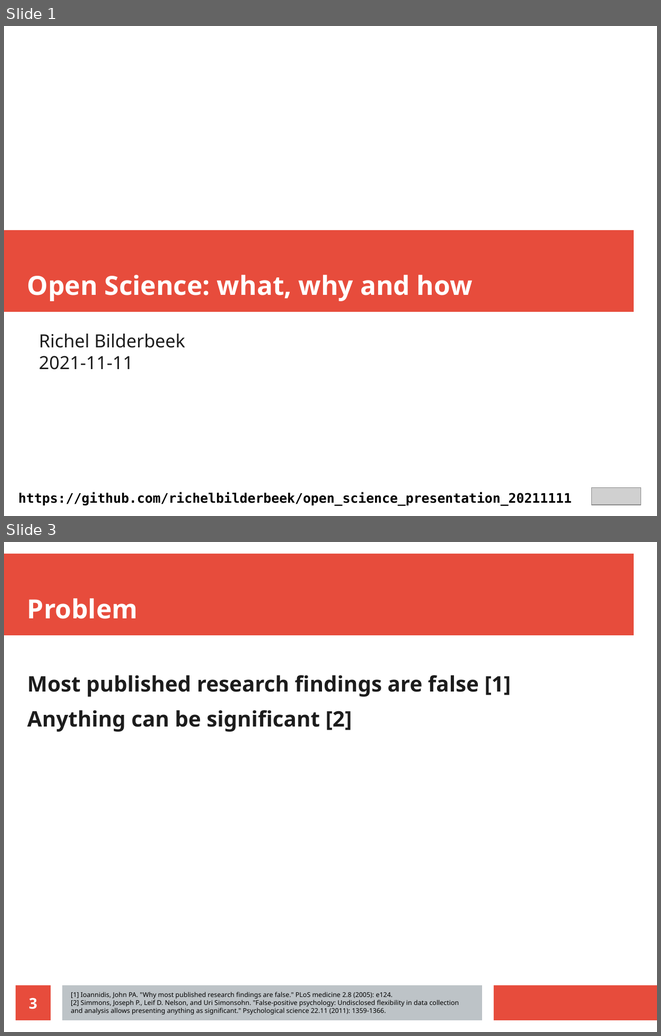
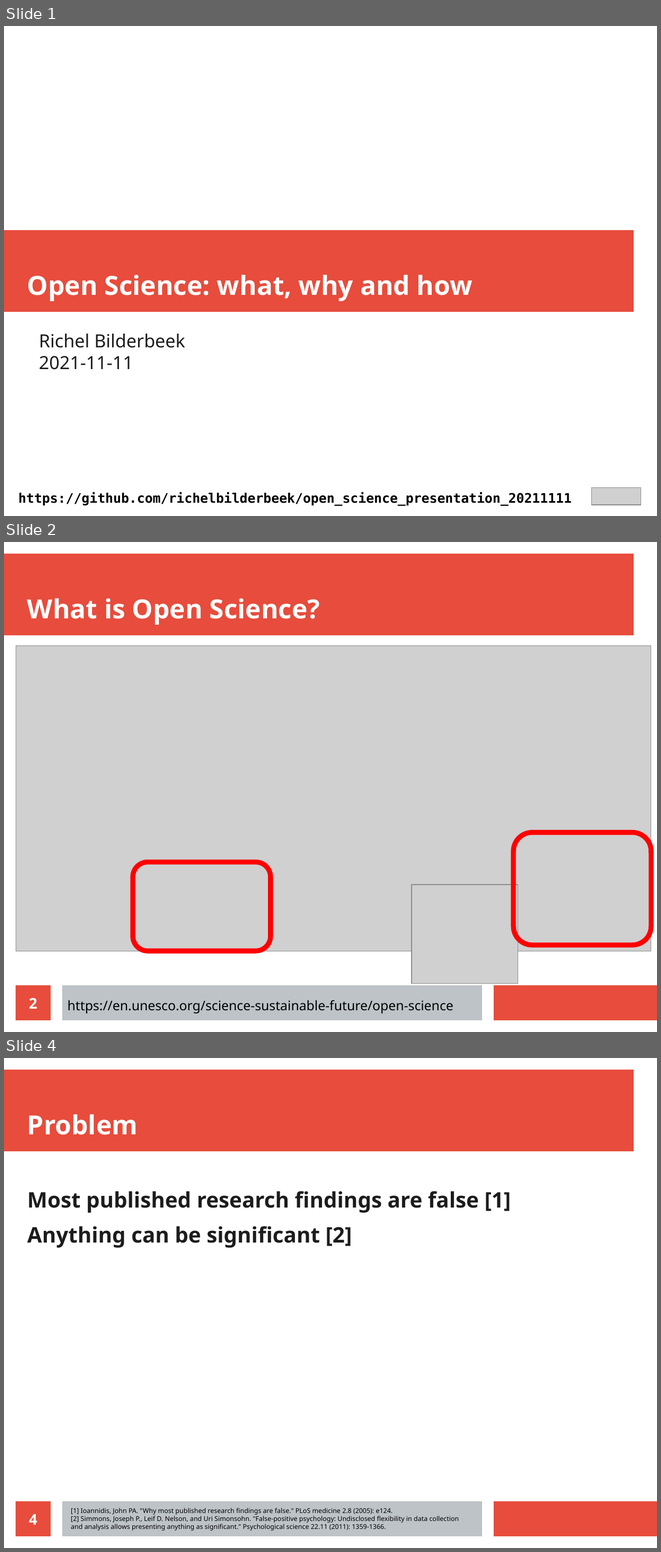
Before and after one commit to richelbilderbeek/open_science_presentation_20211111, a slide deck: open_science_presentation_20211111.odp. Shown one above the other, each under a label of ours: slides 1 and 3 before the commit, slides 1, 2 and 4 after it; the slides between them are not shown. The pictures are 661x1036 and 661x1552 pixels, drawn with LibreOffice and Linux fonts; fonts in the diff are those of the drawing; grey boxes stand for pictures. Boxes give left, top, right and bottom in pixels: in the first picture for what was removed or moved away, otherwise in the second. Text is boxed around its words. In the diff, an @@ line names an element or a change of style, - is before the commit and + after.

```diff
--- a/open_science_presentation_20211111.odp
+++ b/open_science_presentation_20211111.odp
@@ slide 2 added at [4,542,657,1032], background #FFFFFF; not listed: 3 template elements that a slide beside it also shows @@
@@ title added at [27,598,320,625], 32 pt, text #FFFFFF, bold @@
+What is Open Science?
@@ picture added at [16,646,652,951] @@
@@ rounded rectangle added at [513,832,652,945], outline #FF0000 6.01 pt @@
@@ rounded rectangle added at [133,862,271,951], outline #FF0000 6.01 pt @@
@@ picture added at [412,884,518,983] @@
@@ page number added at [16,985,51,1020], fill #E74C3C, 18 pt, text #FFFFFF, bold @@
+2
@@ text added at [68,1000,453,1013], 16 pt, text #000000 @@
+https://en.unesco.org/science-sustainable-future/open-science
@@ what was slide 3 is now slide 4 @@
@@ page number at [29,1514,37,1524]: text changed @@
-3
+4
```
Also in this commit, not shown: 1 slide changed, 1 other file.
